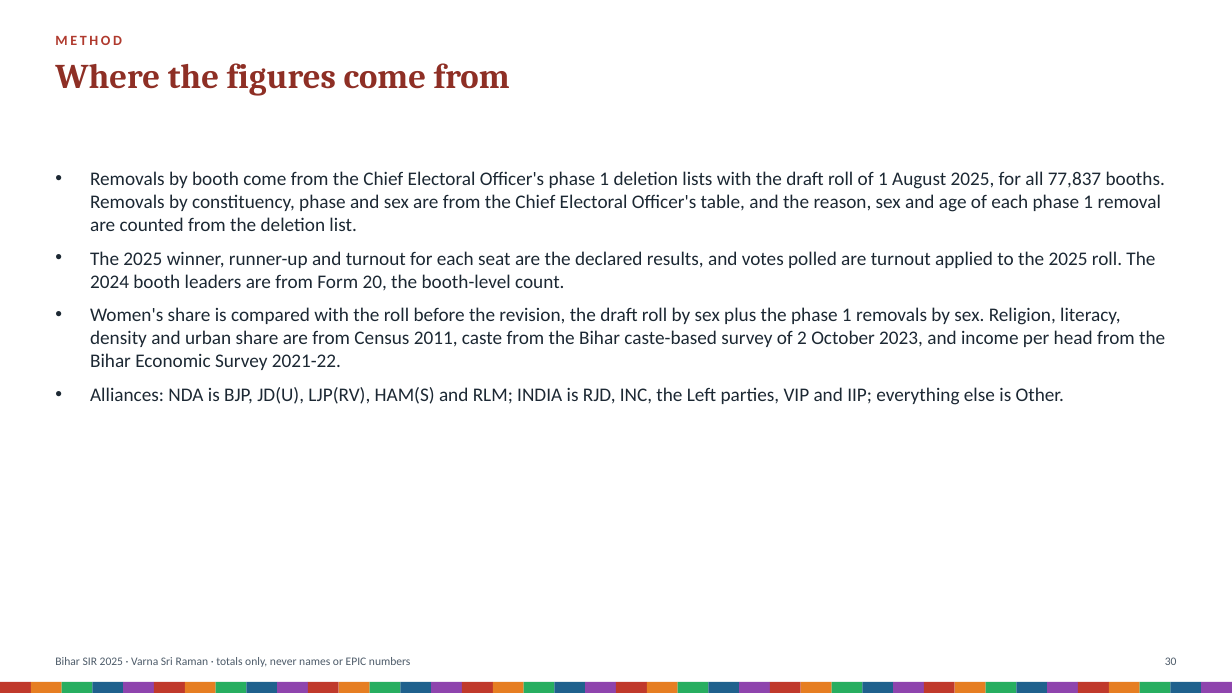
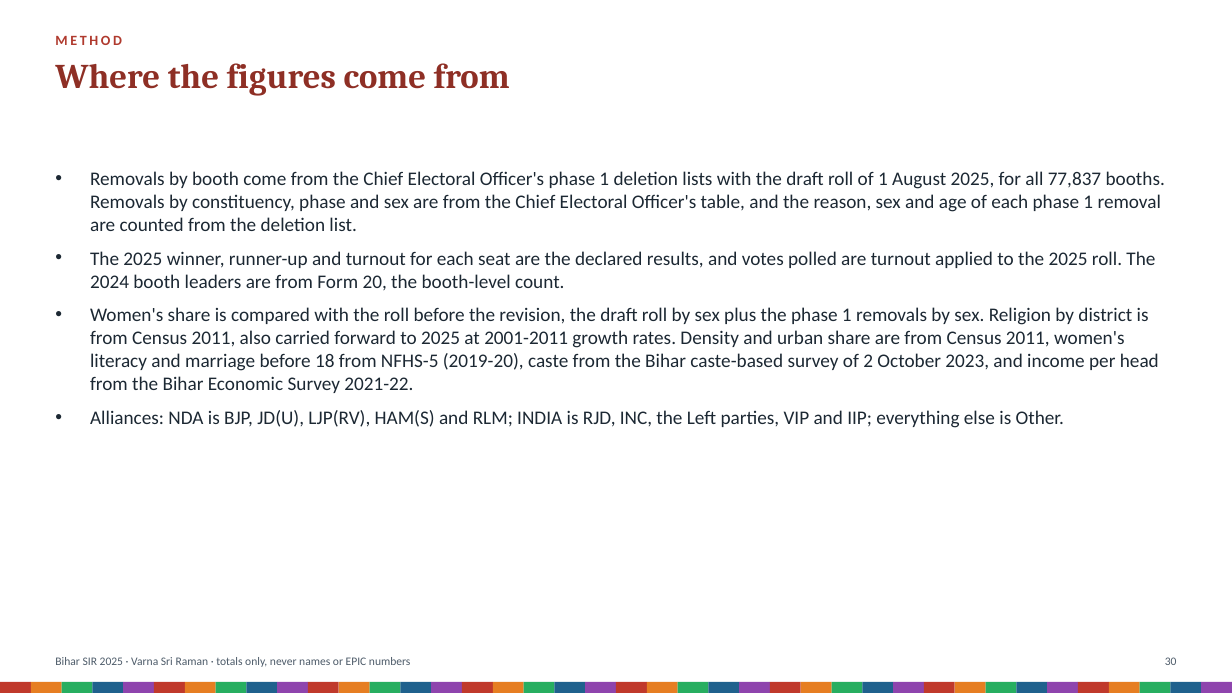
Before and after one commit to Varnasr/INDIA-DATA, a slide deck: slide 30 of reports/bihar-sir-2025-deck.pptx. Drawn at 1232x693 pixels with LibreOffice and Linux fonts; fonts in the diff are those of the drawing. Boxes give left, top, right and bottom in pixels: in the first picture for what was removed or moved away, otherwise in the second. Text is boxed around its words. In the diff, an @@ line names an element or a change of style, - is before the commit and + after.

```diff
--- a/reports/bihar-sir-2025-deck.pptx
+++ b/reports/bihar-sir-2025-deck.pptx
@@ text at [90, 307, 1159, 393]: text changed @@
-• Women's share is compared with the roll before the revision, the draft roll by sex plus the phase 1 removals by sex. Religion, literacy, density and urban share are from Census 2011, caste from the Bihar caste-based survey of 2 October 2023, and income per head from the Bihar Economic Survey 2021-22.
+• Women's share is compared with the roll before the revision, the draft roll by sex plus the phase 1 removals by sex. Religion by district is from Census 2011, also carried forward to 2025 at 2001-2011 growth rates. Density and urban share are from Census 2011, women's literacy and marriage before 18 from NFHS-5 (2019-20), caste from the Bihar caste-based survey of 2 October 2023, and income per head from the Bihar Economic Survey 2021-22.
```
Also in this commit, not shown: 2 other slides changed, 31 other files.
